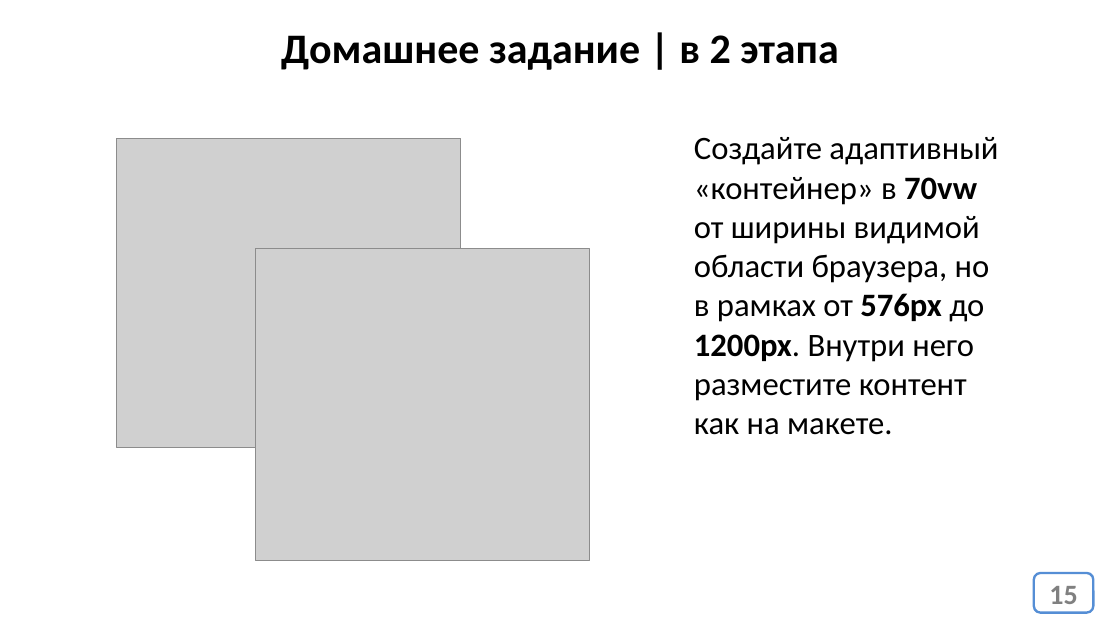
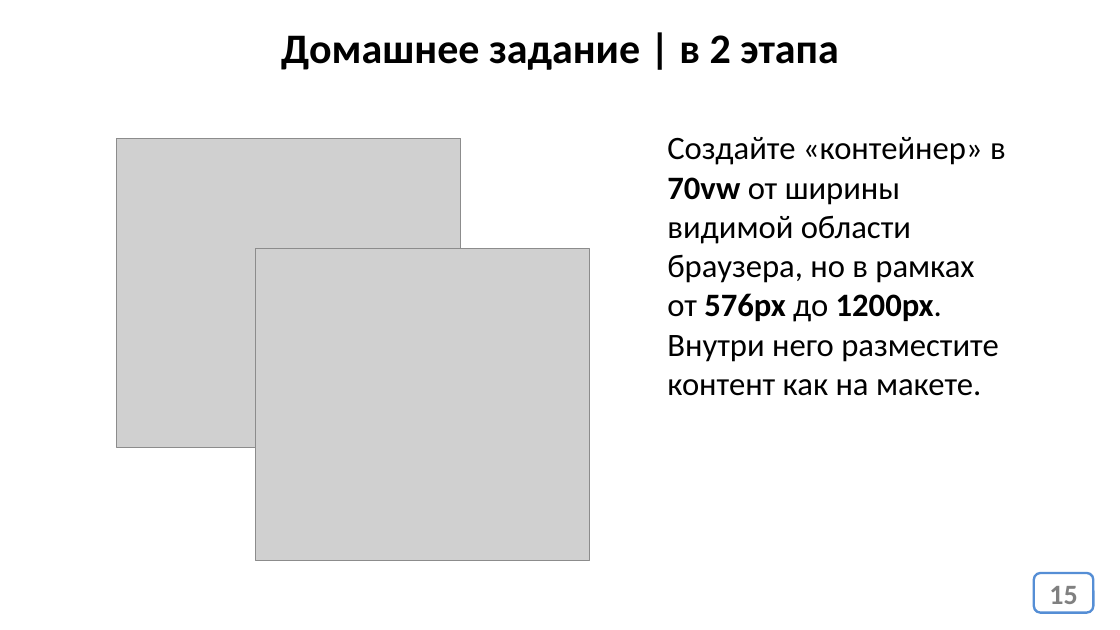
Before and after one commit to web39-ortdnipro/lesson07, a slide deck: slide 15 of lesson07.pptx. Drawn at 1120x630 pixels with LibreOffice and Linux fonts; fonts in the diff are those of the drawing; grey boxes stand for pictures. Boxes give left, top, right and bottom in pixels: in the first picture for what was removed or moved away, otherwise in the second. Text is boxed around its words. In the diff, an @@ line names an element or a change of style, - is before the commit and + after.

```diff
--- a/lesson07.pptx
+++ b/lesson07.pptx
@@ text at box(667, 137, 1006, 396): text changed @@
-Создайте адаптивный «контейнер» в 70vw от ширины видимой области браузера, но в рамках от 576px до 1200px. Внутри него разместите контент как на макете.
+Создайте «контейнер» в 70vw от ширины видимой области браузера, но в рамках от 576px до 1200px. Внутри него разместите контент как на макете.
```
Also in this commit, not shown: 1 other file.
